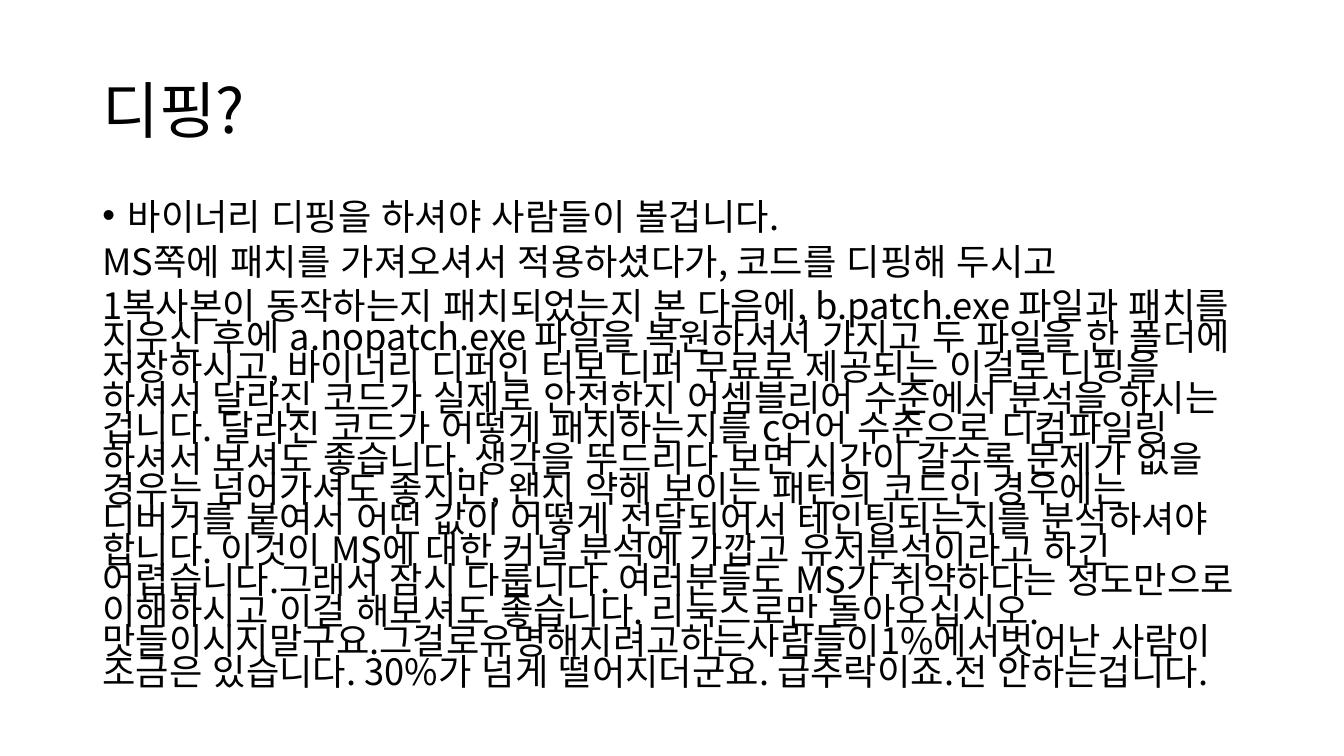
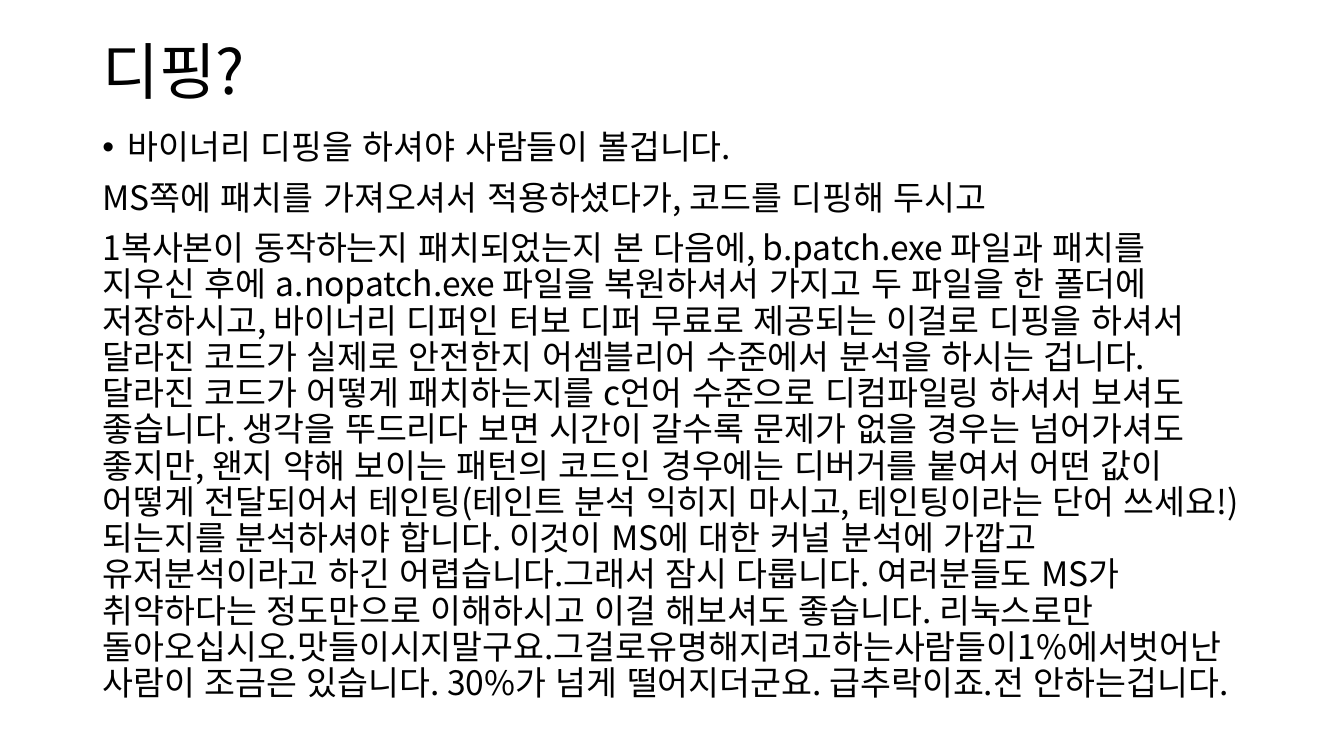
Before and after one commit to tkopppop/CveSs, a slide deck: slide 1 of 바이너리디핑론과부가적해킹기법들소개.pptx. Drawn at 1344x756 pixels with LibreOffice and Linux fonts; fonts in the diff are those of the drawing. Boxes give left, top, right and bottom in pixels: in the first picture for what was removed or moved away, otherwise in the second. Text is boxed around its words. In the diff, an @@ line names an element or a change of style, - is before the commit and + after.

```diff
--- a/바이너리디핑론과부가적해킹기법들소개.pptx
+++ b/바이너리디핑론과부가적해킹기법들소개.pptx
@@ title "디핑?": place and size @@
-title "디핑?" at (102,82,245,138)
+title "디핑?" at (102,43,245,99)
@@ text "바이너리 디핑을 하셔야 사람들이 볼겁니다.": place and size @@
-text "바이너리 디핑을 하셔야 사람들이 볼겁니다." at (102,200,1234,688)
+text "바이너리 디핑을 하셔야 사람들이 볼겁니다." at (102,131,1239,698)
@@ text at (102,131,987,216): size 25.9 to 24 pt in "바이너리 디핑을 하셔야 사람들이 볼겁니다.", "MS쪽에 패치를 가져오셔서 적용하셨다가, 코드를 디핑해 두시고"; line spacing 0.7 to 0.9 @@
@@ text at (102,232,1239,698): text changed; size 25.9 to 24 pt @@
-1복사본이 동작하는지 패치되었는지 본 다음에, b.patch.exe 파일과 패치를 지우신 후에 a.nopatch.exe 파일을 복원하셔서 가지고 두 파일을 한 폴더에 저장하시고, 바이너리 디퍼인 터보 디퍼 무료로 제공되는 이걸로 디핑을 하셔서 달라진 코드가 실제로 안전한지 어셈블리어 수준에서 분석을 하시는 겁니다. 달라진 코드가 어떻게 패치하는지를 c언어 수준으로 디컴파일링 하셔서 보셔도 좋습니다. 생각을 뚜드리다 보면 시간이 갈수록 문제가 없을 경우는 넘어가셔도 좋지만, 왠지 약해 보이는 패턴의 코드인 경우에는 디버거를 붙여서 어떤 값이 어떻게 전달되어서 테인팅되는지를 분석하셔야 합니다. 이것이 MS에 대한 커널 분석에 가깝고 유저분석이라고 하긴 어렵습니다.그래서 잠시 다룹니다. 여러분들도 MS가 취약하다는 정도만으로 이해하시고 이걸 해보셔도 좋습니다. 리눅스로만 돌아오십시오.맛들이시지말구요.그걸로유명해지려고하는사람들이1%에서벗어난 사람이 조금은 있습니다. 30%가 넘게 떨어지더군요. 급추락이죠.전 안하는겁니다.
+1복사본이 동작하는지 패치되었는지 본 다음에, b.patch.exe 파일과 패치를 지우신 후에 a.nopatch.exe 파일을 복원하셔서 가지고 두 파일을 한 폴더에 저장하시고, 바이너리 디퍼인 터보 디퍼 무료로 제공되는 이걸로 디핑을 하셔서 달라진 코드가 실제로 안전한지 어셈블리어 수준에서 분석을 하시는 겁니다. 달라진 코드가 어떻게 패치하는지를 c언어 수준으로 디컴파일링 하셔서 보셔도 좋습니다. 생각을 뚜드리다 보면 시간이 갈수록 문제가 없을 경우는 넘어가셔도 좋지만, 왠지 약해 보이는 패턴의 코드인 경우에는 디버거를 붙여서 어떤 값이 어떻게 전달되어서 테인팅(테인트 분석 익히지 마시고, 테인팅이라는 단어 쓰세요!) 되는지를 분석하셔야 합니다. 이것이 MS에 대한 커널 분석에 가깝고 유저분석이라고 하긴 어렵습니다.그래서 잠시 다룹니다. 여러분들도 MS가 취약하다는 정도만으로 이해하시고 이걸 해보셔도 좋습니다. 리눅스로만 돌아오십시오.맛들이시지말구요.그걸로유명해지려고하는사람들이1%에서벗어난 사람이 조금은 있습니다. 30%가 넘게 떨어지더군요. 급추락이죠.전 안하는겁니다.
```
Also in this commit, not shown: 1 other slide changed, 6 slides added.
